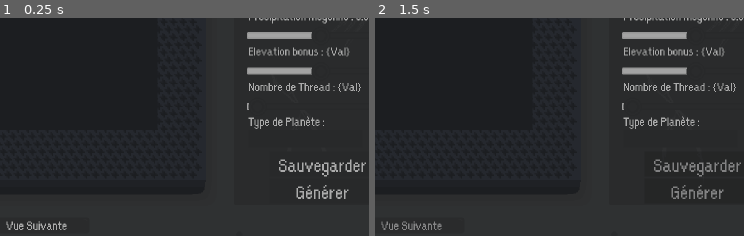
Above: before the commit, frames 1-2 (left to right).
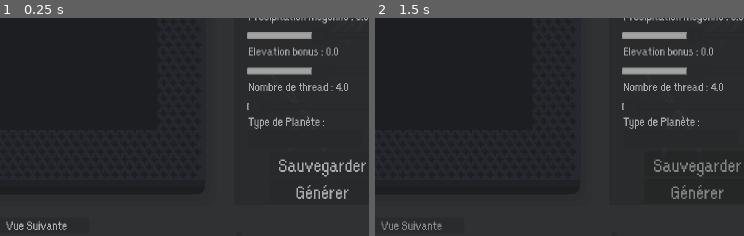
Above: after the commit, the same moments.

Repository: Jujedie/PlanetGenerator
Game: Godot game, scene res://data/scn/master.tscn
Same seed, same stepped clock (60 frames per second), same inputs: the game is played once before the commit and once after it.
Inputs (mouse positions are % of the whole screen's width and height, from its top left):
- Up to frame 1 (0.25 s): no input
- Up to frame 2 (1.5 s): click (88, 14) at 0.52 s; type "12" at 0.6 s; click "Générer" at 1.25 s
The pictures show only the part of the screen within x 44-94%, y 50-100%; the shares and areas given below are measured in that part.

The runs differ from the first frame. In frame 1, 0.5% of the frame differs, in the area x 80-98%, y 13-34%; in frame 2, 0.5%.
Error before the commit: Invalid access to property or key 'value' on a base object of type 'null instance'. (res://src/master.gd:26)

Commit message:
Suppression de l'affichage du pourcentage d'eau et réinitialisation de la texture de la carte lors de la génération.

Diff:
--- a/src/master.gd
+++ b/src/master.gd
@@ -20,10 +20,6 @@
 	var sldPrecipitationMoy = $Node2D/Control/sldPrecipitationMoy
 	label = $Node2D/Control/sldPrecipitationMoy/Node2D/Label
 	label.text = "Précipitation Moyenne : "+str(sldPrecipitationMoy.value)+" | 0 <-> 1\n"
-
-	var sldPercentEau = $Node2D/Control/sldPercentEau
-	label = $Node2D/Control/sldPercentEau/Node2D/Label
-	label.text = "Pourcentage d'eau : "+str(sldPercentEau.value)+" | 0 <-> 1\n"
 
 	var sldElevation = $Node2D/Control/sldElevation
 	label = $Node2D/Control/sldElevation/Node2D/Label
@@ -103,6 +99,7 @@
 
 	maps      = []
 	map_index = 0
+	$Node2D/Control/SubViewportContainer/SubViewport/Fond/Map.texture = null
 
 	var renderProgress = $Node2D/Control/renderProgress
 
